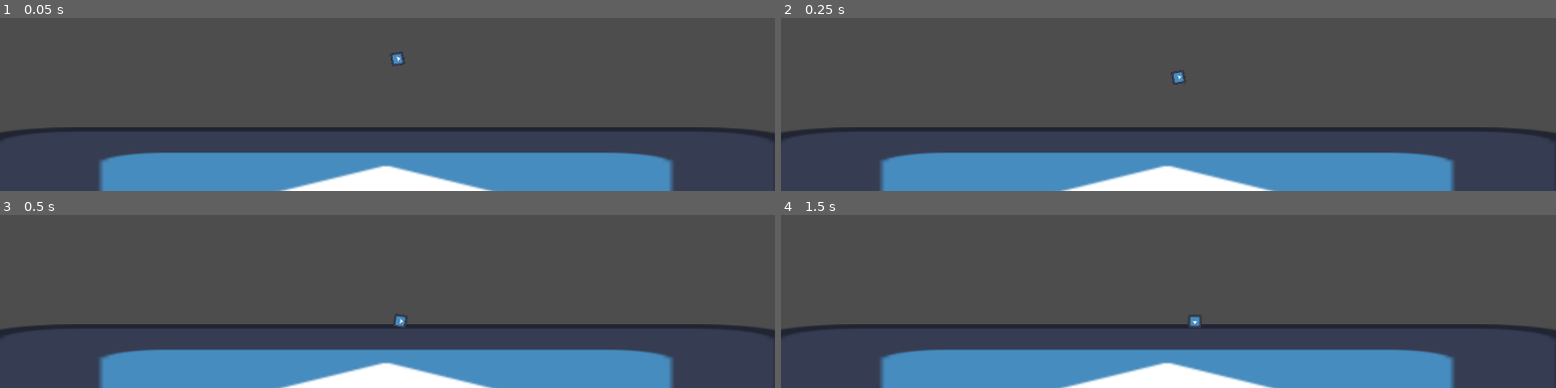
Above: before the commit, frames 1-4 (two rows, left to right).
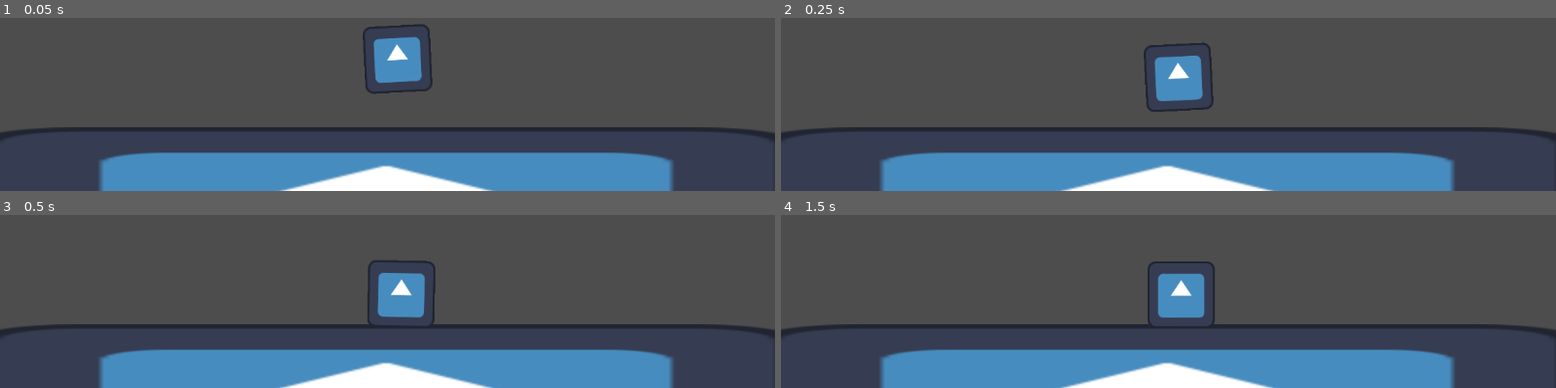
Above: after the commit, the same moments.

Repository: jkkivenko/james-gam-249
Game: Godot game, scene res://game.tscn
Two runs of this game, one before a commit and one after it. Both use one fixed random seed, a clock stepped at 60 frames per second and the inputs below. The engine's default icon, where the game draws it, is replaced by a stand-in: a white triangle on a blue panel in a dark square.
Inputs:
- Up to frame 1 (0.05 s): no input
- Up to frame 2 (0.25 s): no input
- Up to frame 3 (0.5 s): no input
- Up to frame 4 (1.5 s): hold Right (Swing Clockwise, bound only after the commit) 0.53-1.28 s; tap Left (Swing Counterclockwise, bound only after the commit) at 0.8, 1.35 s; tap Enter at 1.25 s

The runs differ from the first frame. In frame 1, 2.0% of the frame differs, in the area x 46-56%, y 3-44%; in frame 2, 2.0%; in frame 3, 2.0%; in frame 4, 2.0%.

Commit message:
Add basic weapon controls

Diff:
--- a/game.tscn
+++ b/game.tscn
@@ -6,6 +6,7 @@
 size = Vector2(1234, 191)
 
 [sub_resource type="RectangleShape2D" id="RectangleShape2D_80nbo"]
+size = Vector2(100, 100)
 
 [node name="Game" type="Node2D"]
 
@@ -19,13 +20,13 @@
 scale = Vector2(9.6406, 1.57813)
 texture = ExtResource("1_80nbo")
 
-[node name="RigidBody2D" type="RigidBody2D" parent="."]
+[node name="Player" type="RigidBody2D" parent="."]
 position = Vector2(591, 450)
-rotation = 1.40059
+rotation = -0.051317
 
-[node name="CollisionShape2D" type="CollisionShape2D" parent="RigidBody2D"]
+[node name="CollisionShape2D" type="CollisionShape2D" parent="Player"]
 shape = SubResource("RectangleShape2D_80nbo")
 
-[node name="Sprite2D" type="Sprite2D" parent="RigidBody2D"]
-scale = Vector2(0.1525, 0.1525)
+[node name="Sprite2D" type="Sprite2D" parent="Player"]
+scale = Vector2(0.7813, 0.7813)
 texture = ExtResource("1_80nbo")
--- /dev/null
+++ b/jamess.tscn
@@ -0,0 +1,58 @@
+[gd_scene load_steps=7 format=3 uid="uid://cr0vks3weya76"]
+
+[ext_resource type="Texture2D" uid="uid://vsh53w0kddj4" path="res://icon.svg" id="1_itlcx"]
+[ext_resource type="Script" uid="uid://b8jlnpiwhkovb" path="res://weapon_pivot.gd" id="2_t76ph"]
+
+[sub_resource type="RectangleShape2D" id="RectangleShape2D_oy16b"]
+size = Vector2(1234, 191)
+
+[sub_resource type="RectangleShape2D" id="RectangleShape2D_x8gtn"]
+size = Vector2(100, 100)
+
+[sub_resource type="PhysicsMaterial" id="PhysicsMaterial_itlcx"]
+friction = 0.1
+
+[sub_resource type="RectangleShape2D" id="RectangleShape2D_mb55d"]
+size = Vector2(100, 100)
+
+[node name="Jamesscene" type="Node2D"]
+
+[node name="StaticBody2D" type="StaticBody2D" parent="."]
+position = Vector2(574, 654)
+
+[node name="CollisionShape2D" type="CollisionShape2D" parent="StaticBody2D"]
+shape = SubResource("RectangleShape2D_oy16b")
+
+[node name="Sprite2D" type="Sprite2D" parent="StaticBody2D"]
+scale = Vector2(9.6406, 1.57813)
+texture = ExtResource("1_itlcx")
+
+[node name="Player" type="RigidBody2D" parent="."]
+position = Vector2(591, 450)
+rotation = -0.051317
+gravity_scale = 0.0
+
+[node name="CollisionShape2D" type="CollisionShape2D" parent="Player"]
+shape = SubResource("RectangleShape2D_x8gtn")
+
+[node name="Sprite2D" type="Sprite2D" parent="Player"]
+scale = Vector2(0.7813, 0.7813)
+texture = ExtResource("1_itlcx")
+
+[node name="PinJoint2D" type="PinJoint2D" parent="Player"]
+node_a = NodePath("..")
+node_b = NodePath("../Weapon")
+
+[node name="Weapon" type="RigidBody2D" parent="Player"]
+mass = 0.1
+physics_material_override = SubResource("PhysicsMaterial_itlcx")
+script = ExtResource("2_t76ph")
+
+[node name="Hilt" type="Sprite2D" parent="Player/Weapon"]
+position = Vector2(120, 0)
+scale = Vector2(0.7813, 0.7813)
+texture = ExtResource("1_itlcx")
+
+[node name="CollisionShape2D" type="CollisionShape2D" parent="Player/Weapon"]
+position = Vector2(120, 0)
+shape = SubResource("RectangleShape2D_mb55d")
--- a/project.godot
+++ b/project.godot
@@ -14,3 +14,16 @@
 run/main_scene="uid://dh21wubx1odjb"
 config/features=PackedStringArray("4.4", "Forward Plus")
 config/icon="res://icon.svg"
+
+[input]
+
+"Swing Clockwise"={
+"deadzone": 0.2,
+"events": [Object(InputEventKey,"resource_local_to_scene":false,"resource_name":"","device":-1,"window_id":0,"alt_pressed":false,"shift_pressed":false,"ctrl_pressed":false,"meta_pressed":false,"pressed":false,"keycode":0,"physical_keycode":4194321,"key_label":0,"unicode":0,"location":0,"echo":false,"script":null)
+]
+}
+"Swing Counterclockwise"={
+"deadzone": 0.2,
+"events": [Object(InputEventKey,"resource_local_to_scene":false,"resource_name":"","device":-1,"window_id":0,"alt_pressed":false,"shift_pressed":false,"ctrl_pressed":false,"meta_pressed":false,"pressed":false,"keycode":0,"physical_keycode":4194319,"key_label":0,"unicode":0,"location":0,"echo":false,"script":null)
+]
+}
--- /dev/null
+++ b/weapon_pivot.gd
@@ -0,0 +1,13 @@
+class_name WeaponPivot extends RigidBody2D
+
+## How much force the weapon rotates with.
+@export var shwing_force : float = 10000000
+## Revs per sex
+@export var max_rotation_speed : float = 2
+
+func _process(delta):
+	var current_rps = angular_velocity / (2 * PI)
+	if Input.is_action_pressed("Swing Clockwise") and current_rps < max_rotation_speed:
+		apply_torque(shwing_force * delta)
+	elif Input.is_action_pressed("Swing Counterclockwise") and -current_rps < max_rotation_speed:
+		apply_torque(-shwing_force * delta)
Not shown, changed: .gitignore
